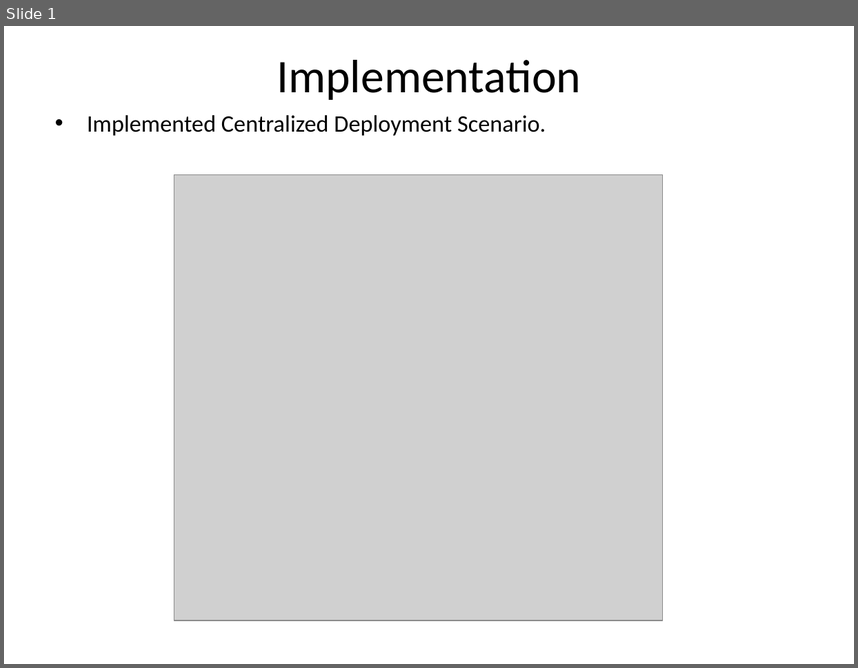
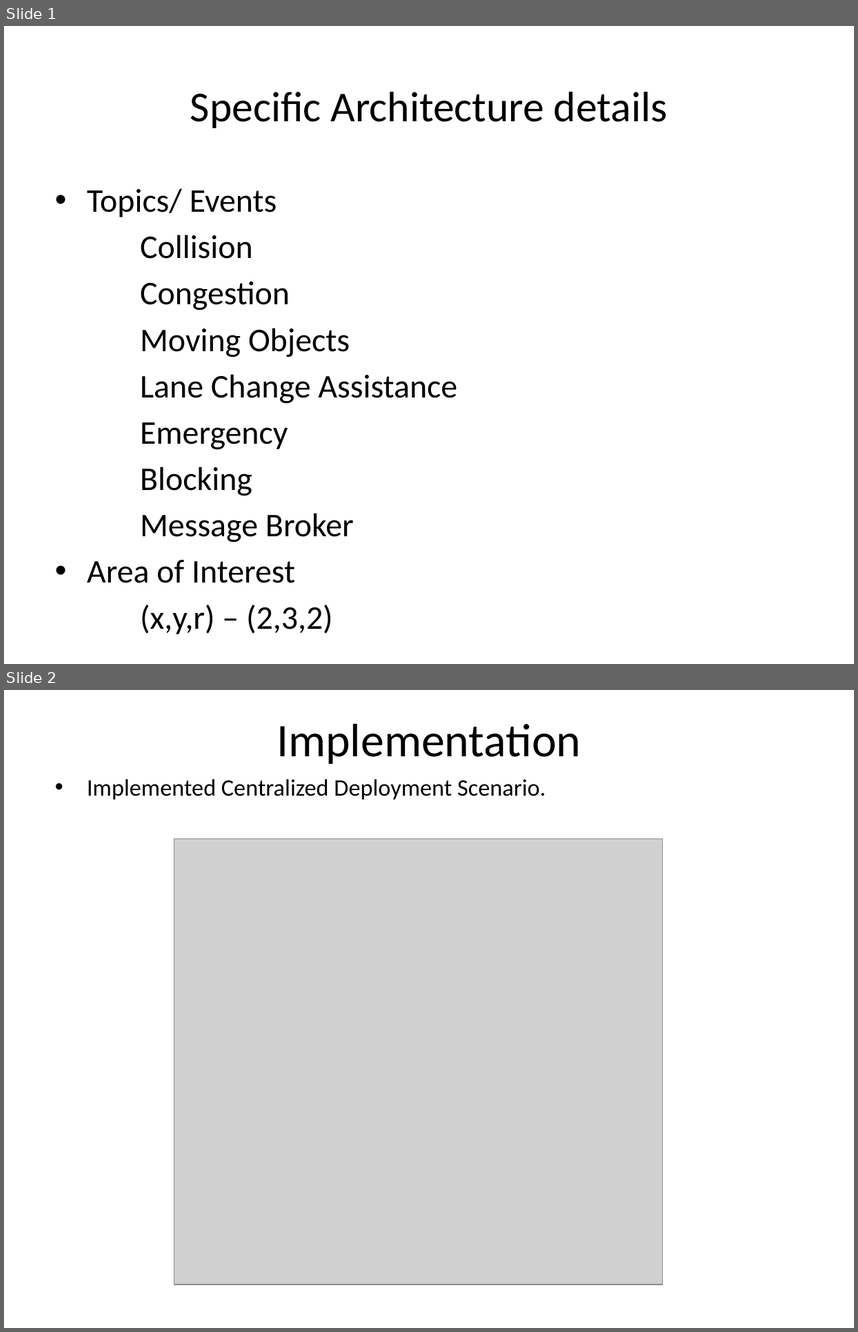
Before and after one commit to TejaKommineni/Mercury, a slide deck: presentation/ProjectPresentation.pptx. Shown one above the other, each under a label of ours: slide 1 before the commit, slides 1 and 2 after it. The pictures are 858x668 and 858x1332 pixels, drawn with LibreOffice and Linux fonts; fonts in the diff are those of the drawing; grey boxes stand for pictures. Boxes give left, top, right and bottom in pixels: in the first picture for what was removed or moved away, otherwise in the second. Text is boxed around its words. In the diff, an @@ line names an element or a change of style, - is before the commit and + after.

```diff
--- a/presentation/ProjectPresentation.pptx
+++ b/presentation/ProjectPresentation.pptx
@@ slide 1 added at [4, 26, 854, 664], background #FFFFFF @@
@@ title added at [190, 92, 667, 128], 36 pt, text #000000 @@
+Specific Architecture details
@@ text added at [87, 188, 457, 634], 28 pt, text #000000 @@
+• Topics/ Events
+Collision
+Congestion
+Moving Objects
+Lane Change Assistance
+Emergency
+Blocking
+Message Broker
+• Area of Interest
+(x,y,r) – (2,3,2)
@@ what was slide 1 is now slide 2 @@
```
Also in this commit, not shown: 3 slides changed, 1 other slide added, 1 slide removed.
